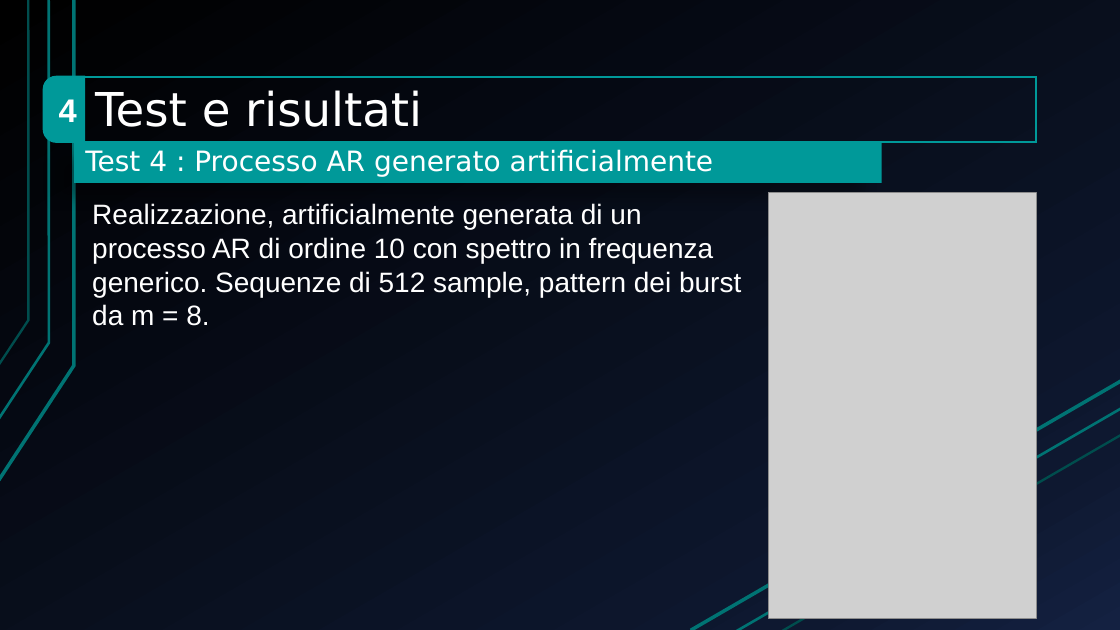
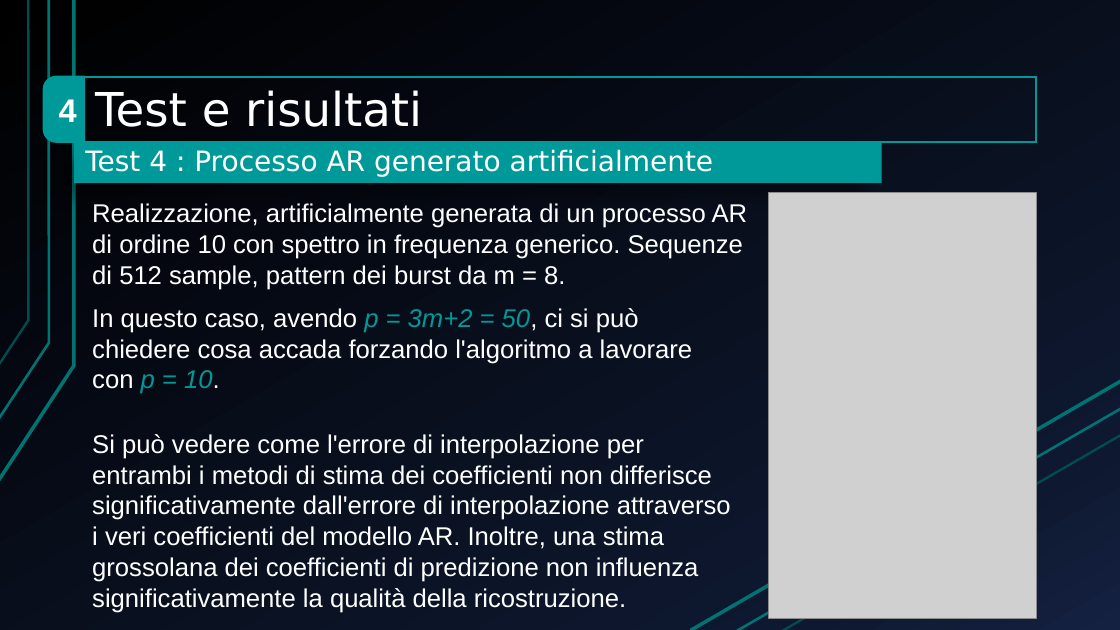
Before and after one commit to emainta/audiorestorationinmatlab, a slide deck: slide 18 of Relazione/presentazioneProgettoFinal.pptx (slide 17 before the commit). Drawn at 1120x630 pixels with LibreOffice and Linux fonts; fonts in the diff are those of the drawing; grey boxes stand for pictures. Boxes give left, top, right and bottom in pixels: in the first picture for what was removed or moved away, otherwise in the second. Text is boxed around its words. In the diff, an @@ line names an element or a change of style, - is before the commit and + after.

```diff
--- a/Relazione/presentazioneProgettoFinal.pptx
+++ b/Relazione/presentazioneProgettoFinal.pptx
@@ text "Realizzazione, artificialmente generata di un ..." at box(92, 203, 748, 290): size 24 to 22 pt @@
@@ text added at box(92, 308, 693, 394), 22 pt, text #FFFFFF @@
+In questo caso, avendo p = 3m+2 = 50, ci si può chiedere cosa accada forzando l'algoritmo a lavorare con p = 10.
@@ text added at box(92, 434, 731, 613), 22 pt, text #FFFFFF @@
+Si può vedere come l'errore di interpolazione per entrambi i metodi di stima dei coefficienti non differisce significativamente dall'errore di interpolazione attraverso
+i veri coefficienti del modello AR. Inoltre, una stima grossolana dei coefficienti di predizione non influenza significativamente la qualità della ricostruzione.
```
Also in this commit, not shown: 5 other slides changed, 2 slides added.
